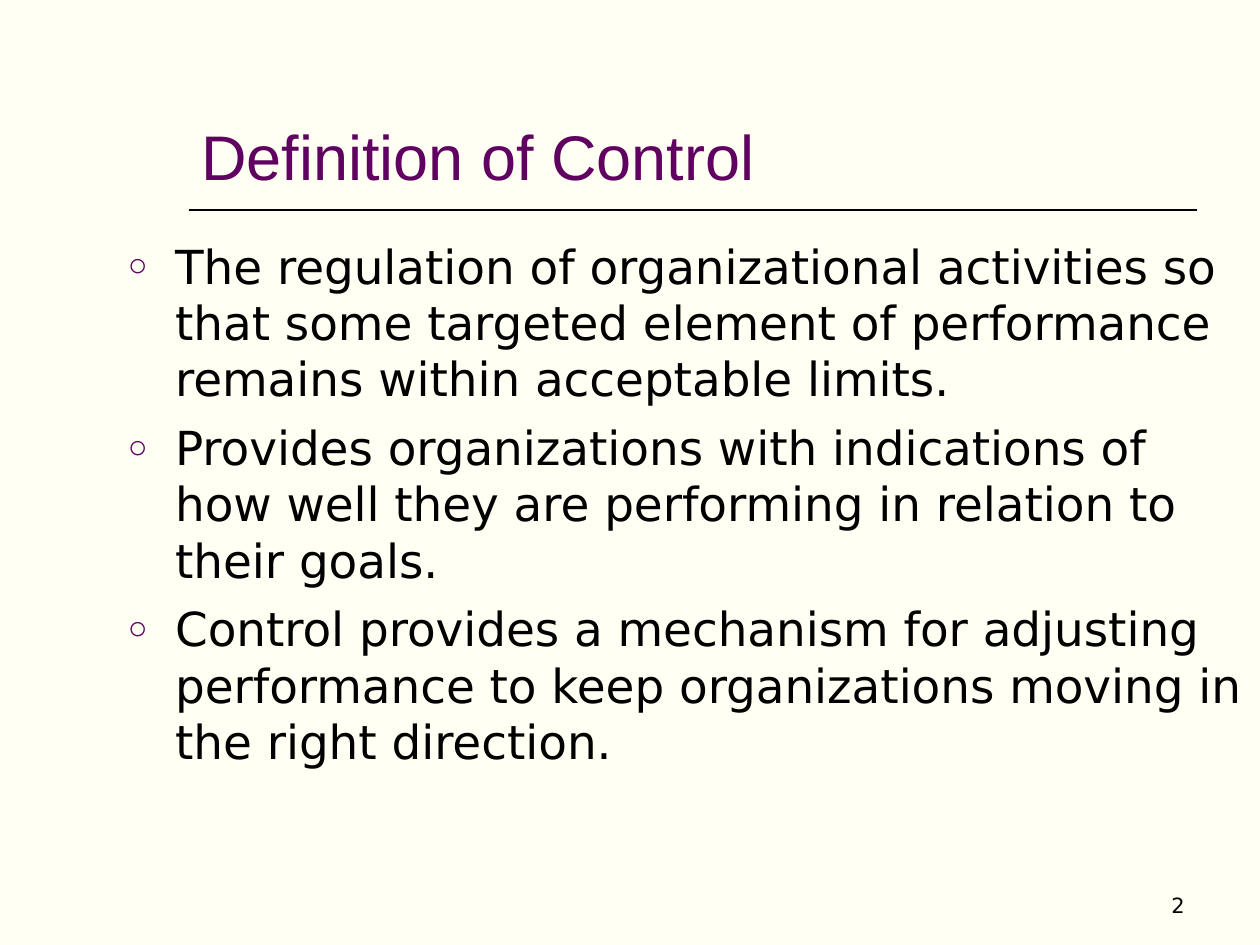
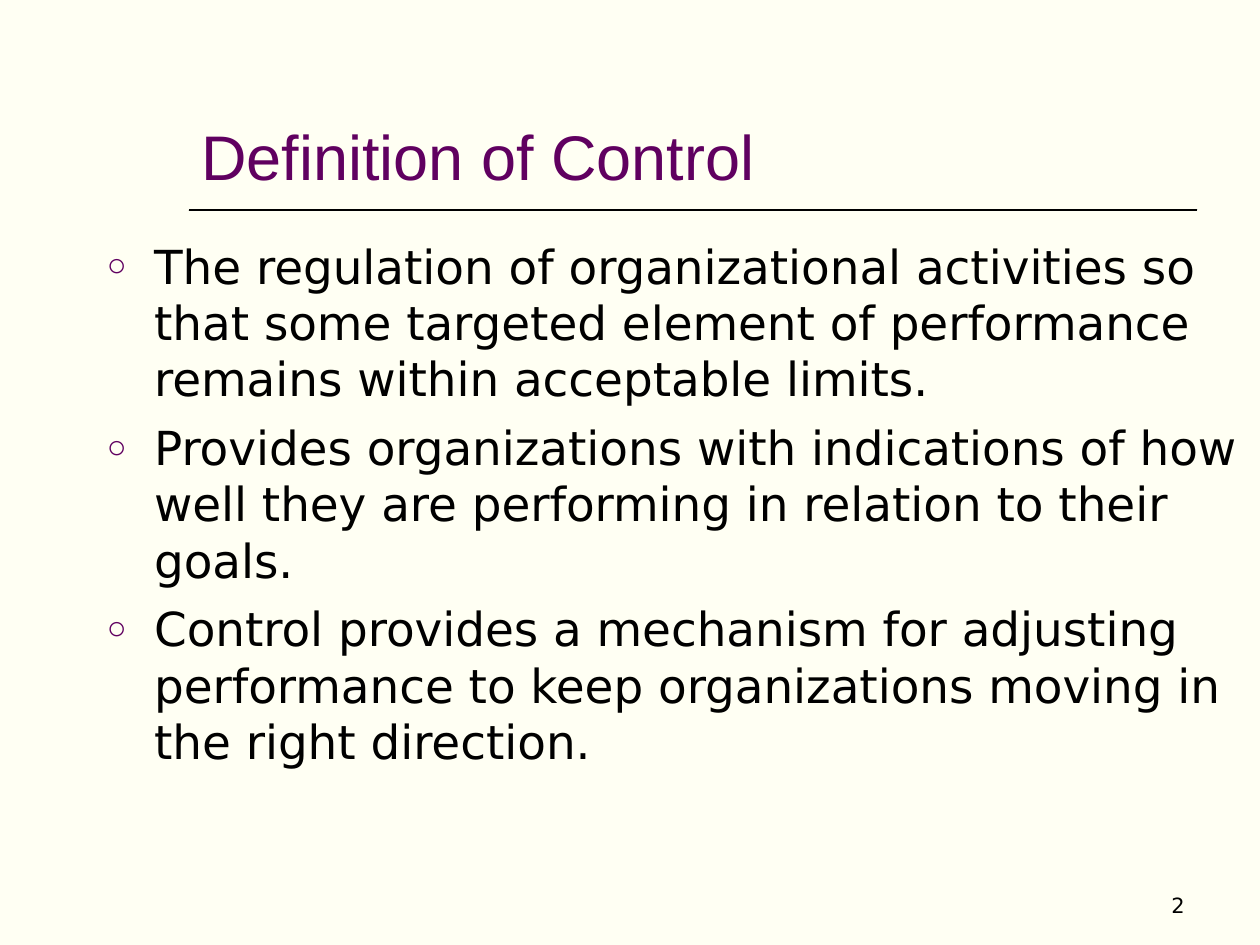
Before and after one commit to AbdullahRFA/3_2_ALL_Resources, a slide deck: slide 2 of Management & Accounting /Management/Chapter-20 (MGT) (Short).ppt. Drawn at 1260x945 pixels with LibreOffice and Linux fonts; fonts in the diff are those of the drawing. Boxes give left, top, right and bottom in pixels: in the first picture for what was removed or moved away, otherwise in the second. Text is boxed around its words. In the diff, an @@ line names an element or a change of style, - is before the commit and + after.

Commit message:
added management and accounting elements

```diff
--- a/Management & Accounting /Management/Chapter-20 (MGT) (Short).ppt
+++ b/Management & Accounting /Management/Chapter-20 (MGT) (Short).ppt
@@ text "The regulation of organizational activities ..." rewrapped from (175, 248, 1241, 769) to (154, 248, 1237, 769) @@
```
Also in this commit, not shown: 1 other slide changed, 4 slides removed, 7 other files.
